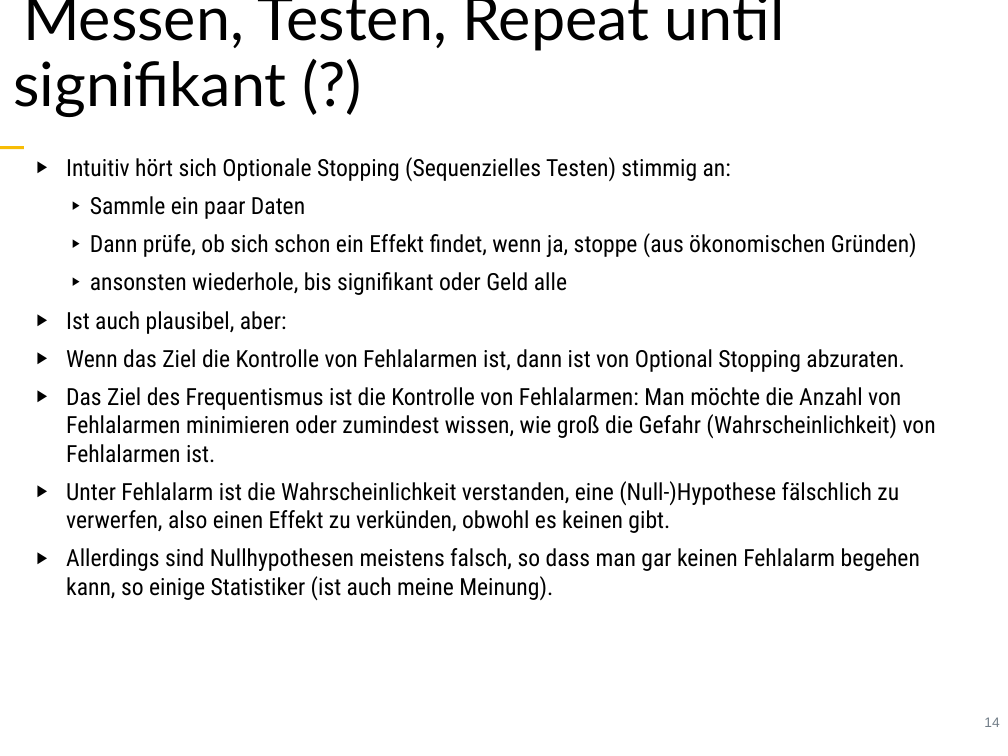
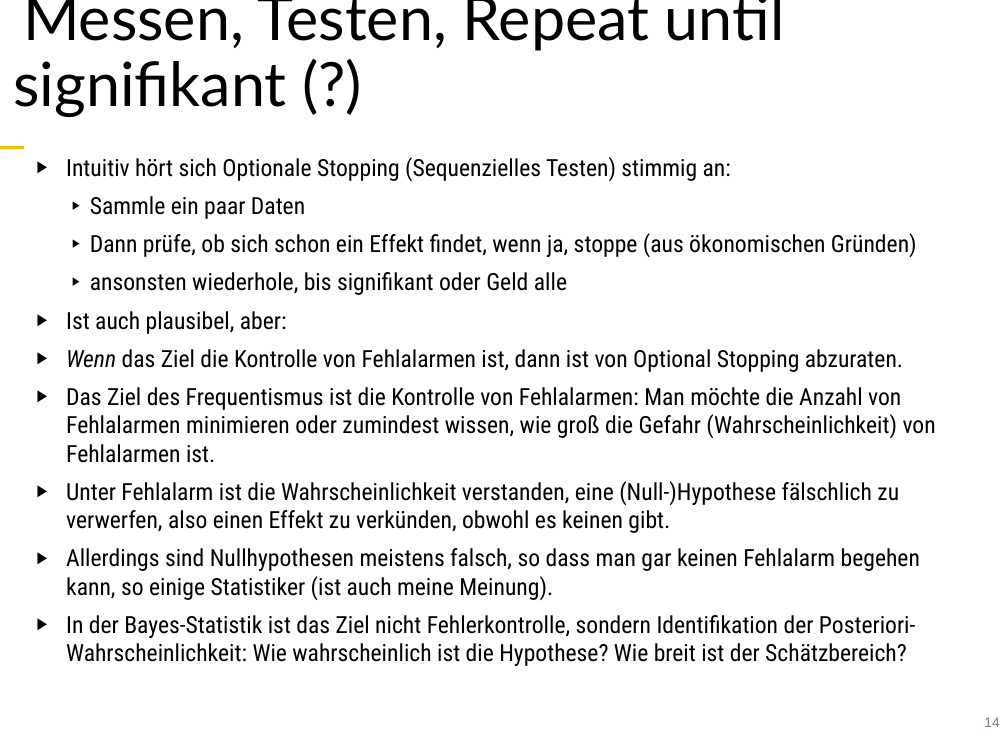
Before and after one commit to sebastiansauer/fopra, a slide deck: slide 14 of Skript-Folien/FoPra-Thema09.pptx. Drawn at 1008x756 pixels with LibreOffice and Linux fonts; fonts in the diff are those of the drawing. Boxes give left, top, right and bottom in pixels: in the first picture for what was removed or moved away, otherwise in the second. Text is boxed around its words. In the diff, an @@ line names an element or a change of style, - is before the commit and + after.

```diff
--- a/Skript-Folien/FoPra-Thema09.pptx
+++ b/Skript-Folien/FoPra-Thema09.pptx
@@ text at [66,349,903,372]: italic on in "Wenn" @@
@@ text at [66,615,915,666]: paragraph added @@
+▶︎ In der Bayes-Statistik ist das Ziel nicht Fehlerkontrolle, sondern Identifikation der Posteriori-Wahrscheinlichkeit: Wie wahrscheinlich ist die Hypothese? Wie breit ist der Schätzbereich?
```
Also in this commit, not shown: 6 other slides changed, 3 slides added, 2 other files.
